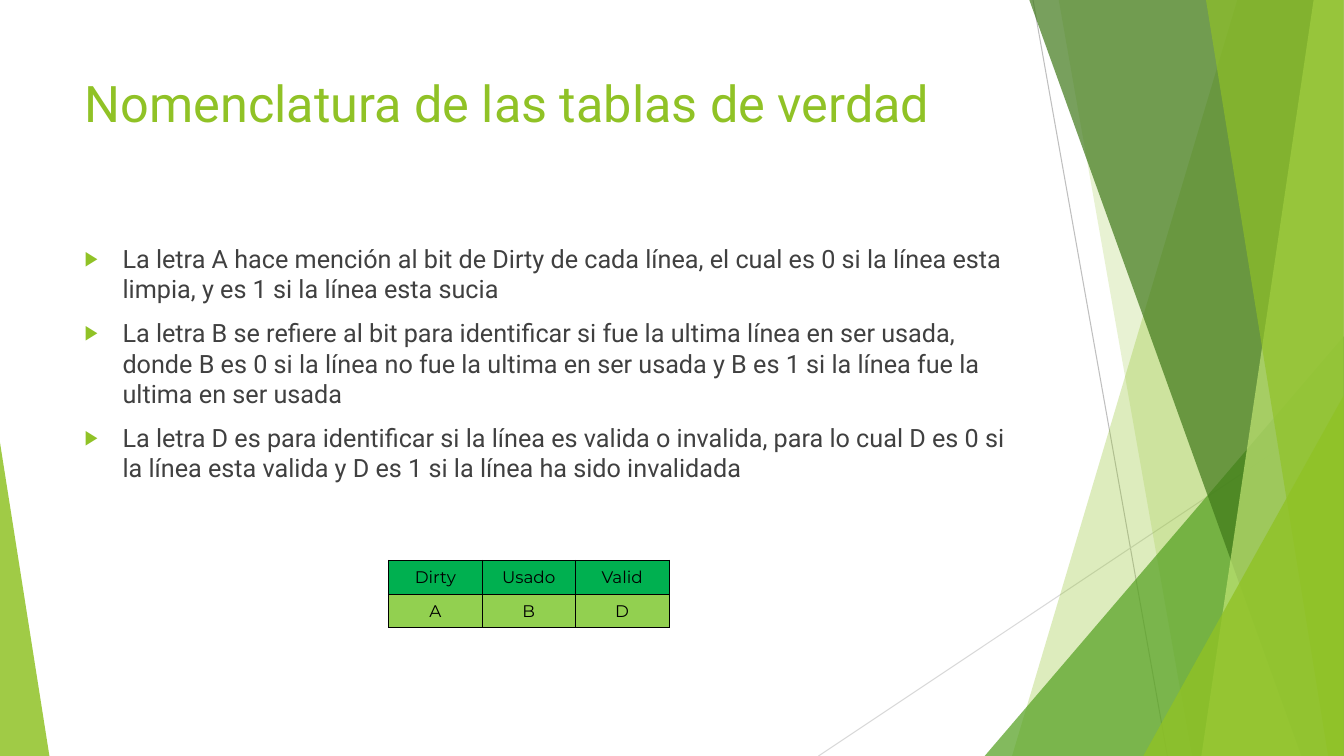
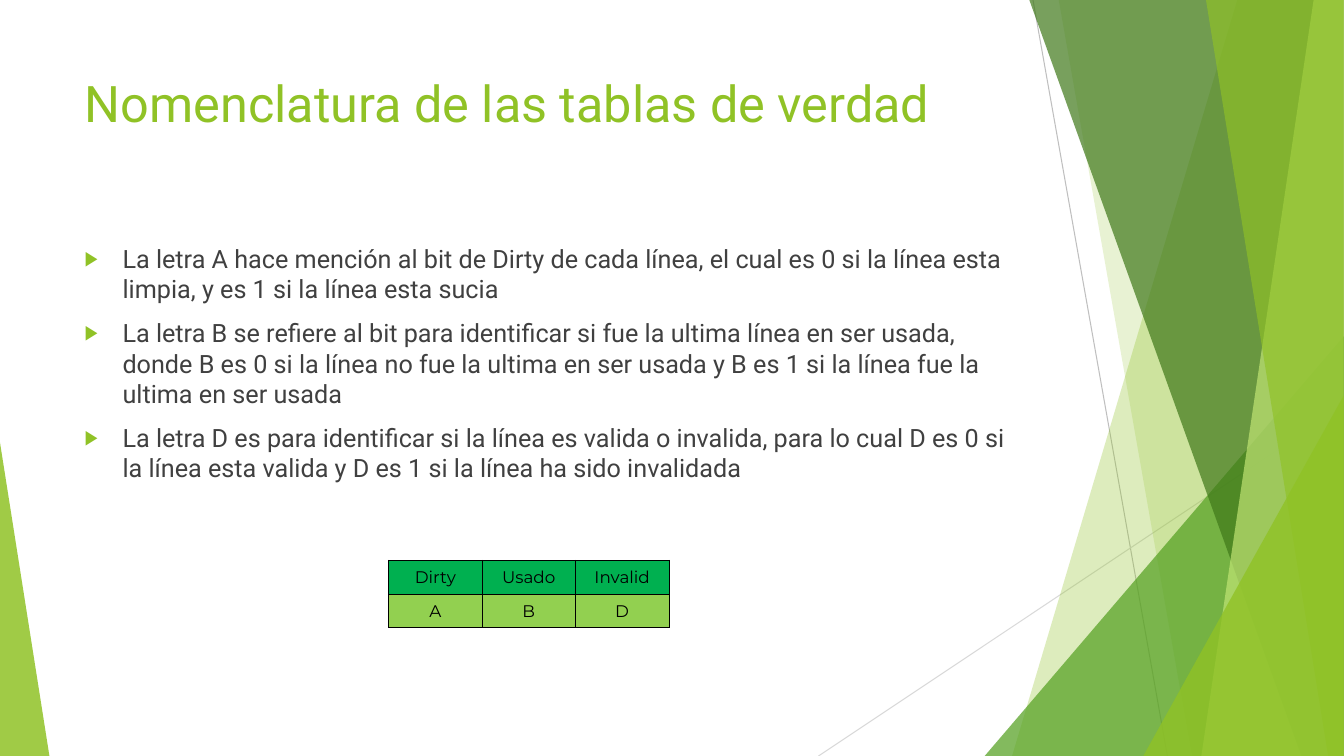
Before and after one commit to debruynmonge/Segundo-Proyecto-Arquitecura-de-Computadores, a slide deck: slide 24 of Proyecto de Arquitectura de Computadoras.pptx. Drawn at 1344x756 pixels with LibreOffice and Linux fonts; fonts in the diff are those of the drawing. Boxes give left, top, right and bottom in pixels: in the first picture for what was removed or moved away, otherwise in the second. Text is boxed around its words. In the diff, an @@ line names an element or a change of style, - is before the commit and + after.

```diff
--- a/Proyecto de Arquitectura de Computadoras.pptx
+++ b/Proyecto de Arquitectura de Computadoras.pptx
@@ table at (389,561,670,628) @@
-row 1, column 3: Valid
+row 1, column 3: Invalid
```
Also in this commit, not shown: 2 other slides changed, 3 slides added, 2 slides removed, 2 other files.
